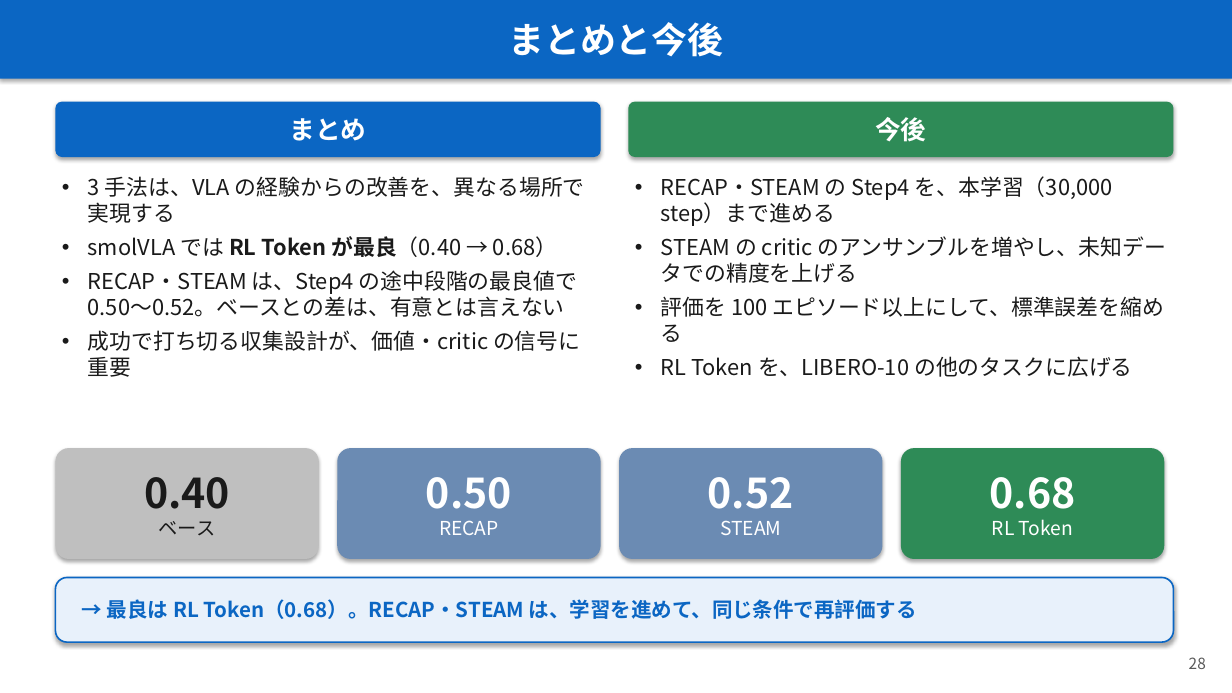
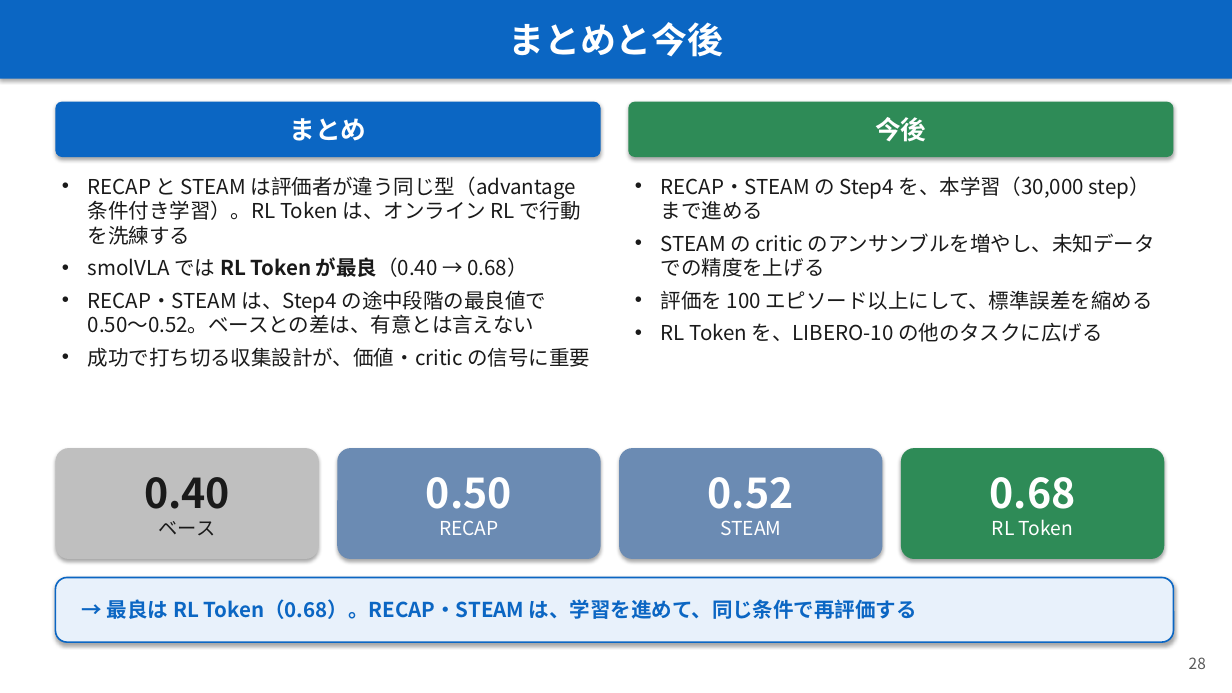
Before and after one commit to Junhand/libero_RL, a slide deck: slide 28 of docs/RECAP_STEAM_RLToken.pptx. Drawn at 1232x693 pixels with LibreOffice and Linux fonts; fonts in the diff are those of the drawing. Boxes give left, top, right and bottom in pixels: in the first picture for what was removed or moved away, otherwise in the second. Text is boxed around its words. In the diff, an @@ line names an element or a change of style, - is before the commit and + after.

```diff
--- a/docs/RECAP_STEAM_RLToken.pptx
+++ b/docs/RECAP_STEAM_RLToken.pptx
@@ text at box(88, 176, 580, 245): text changed; size 17 to 16 pt @@
-• 3 手法は、VLA の経験からの改善を、異なる場所で実現する
+• RECAP と STEAM は評価者が違う同じ型（advantage 条件付き学習）。RL Token は、オンライン RL で行動を洗練する
@@ text "RECAP・STEAM の Step4 を、本学習（30,000 step）まで進める" at box(661, 176, 1155, 342): size 17 to 16 pt @@
@@ text at box(88, 257, 590, 367): size 17 to 16 pt in "smolVLA では RL Token が最良（0.40 → 0.68）", "RECAP・STEAM は、Step4 の途中段階の最良値で 0.50〜0.52。ベースとの差は、有意とは言えない", "成功で打ち切る収集設計が、価値・critic の信号に重要" @@
```
Also in this commit, not shown: 3 other slides changed, 1 other file.
